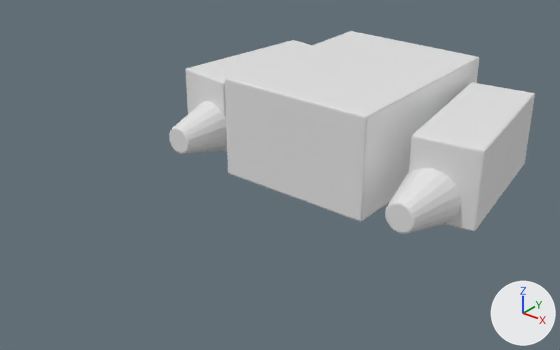
What one commit did to the FBX model Assets/FBX/generated/SM_Ship_Corvette_01_Engine.fbx.
Rendered twice from a 50 mm lens placed at (751.0, -1167.0, 541.0), pointed at (18.0, -251.0, -27.0). The axes (+X, +Y, +Z) are drawn at lower right. The lights are the same throughout. The picture after the commit comes second.

Names of what the first picture shows: 'SM_Ship_Corvette_01_Engine'.
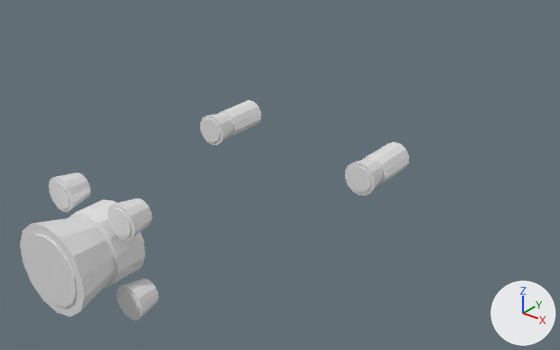
Boxes (x1, y1, x2, y2) around the edits, measured in the pictures (560 x 350 px):
'SM_Ship_Corvette_01_Engine', reshaped, moved (6% wider, 8% taller)
    before: (169, 31, 535, 234)
    after: (20, 100, 409, 320)
part 1 of me_cube_119, added
    after: (68, 199, 145, 288)
part 2 of me_cube_119, added
    after: (20, 217, 115, 317)
part 3 of me_cube_119, added
    after: (25, 234, 77, 307)
part 4 of me_cube_119, added
    after: (218, 100, 261, 137)
part 5 of me_cube_119, added
    after: (200, 113, 234, 145)
part 6 of me_cube_119, added
    after: (202, 119, 220, 142)
part 7 of me_cube_119, added
    after: (49, 173, 91, 212)
part 8 of me_cube_119, added
    after: (50, 181, 70, 209)
part 9 of me_cube_119, added
    after: (363, 142, 409, 185)
part 10 of me_cube_119, added
    after: (345, 159, 383, 196)
part 11 of me_cube_119, added
    after: (347, 166, 371, 192)
part 12 of me_cube_119, added
    after: (116, 278, 159, 320)
part 13 of me_cube_119, added
    after: (118, 289, 139, 317)
part 14 of me_cube_119, added
    after: (107, 198, 152, 241)
part 15 of me_cube_119, added
    after: (109, 208, 131, 238)
part 16 of me_cube_119, deleted
    before: (385, 168, 461, 234)
part 17 of me_cube_119, deleted
    before: (169, 101, 227, 154)
part 18 of me_cube_119, deleted
    before: (225, 31, 479, 222)
part 19 of me_cube_119, deleted
    before: (409, 82, 535, 231)
part 20 of me_cube_119, deleted
    before: (186, 40, 312, 152)

Diff of the bpy script that builds the scene:
```diff
--- a/Assets/FBX/generated/SM_Ship_Corvette_01_Engine.fbx.py
+++ b/Assets/FBX/generated/SM_Ship_Corvette_01_Engine.fbx.py
@@ me_cube_119 @@
-me_cube_119.from_pydata(...)  # 408 vertices, 366 faces; spans x -320.0..320.0, y -232.0..203.0, z -90.0..100.0
+me_cube_119.from_pydata(...)  # 468 vertices, 268 faces; spans x -188.0..188.0, y -175.0..406.0, z -87.0..87.0
+# me_cube_119 part 1: a new loose piece, a 14-sided cylinder along y spanning x -53.0..53.0, y -110.0..-62.0, z -55.0..55.0, in mat_m_engine_block (white #e7e7e7)
+# me_cube_119 part 2: a new loose piece, a 14-sided cut cone along y (radius 65.0 at the low end, 48.0 at the high end) spanning x -64.0..64.0, y -173.0..-110.0, z -65.0..65.0, in mat_m_engine_block (white #e7e7e7)
+# me_cube_119 part 3: a new loose piece, a 14-sided cylinder along y spanning x -49.6..49.6, y -174.9..-172.8, z -50.8..50.8, in mat_m_engine_block (white #e7e7e7)
+# me_cube_119 part 4: a new loose piece, a 12-sided cylinder along y spanning x -184.0..-136.0, y 332.0..406.0, z -24.0..24.0, in mat_m_engine_block (white #e7e7e7)
+# me_cube_119 part 5: a new loose piece, a 14-sided cut cone along y (radius 28.0 at the low end, 21.0 at the high end) spanning x -188.0..-132.0, y 294.0..332.0, z -28.0..28.0, in mat_m_engine_block (white #e7e7e7)
+# me_cube_119 part 6: a new loose piece, a 14-sided cylinder along y spanning x -181.5..-138.4, y 292.4..294.5, z -22.1..22.1, in mat_m_engine_block (white #e7e7e7)
+# me_cube_119 part 7: a new loose piece, a 14-sided cut cone along y (radius 26.0 at the low end, 19.0 at the high end) spanning x -86.0..-36.0, y -103.0..-68.0, z 35.0..87.0, in mat_m_engine_block (white #e7e7e7)
+# me_cube_119 part 8: a new loose piece, a 14-sided cylinder along y spanning x -80.4..-41.6, y -105.4..-103.3, z 41.1..80.9, in mat_m_engine_block (white #e7e7e7)
+# me_cube_119 part 9: a new loose piece, a 12-sided cylinder along y spanning x 136.0..184.0, y 332.0..406.0, z -24.0..24.0, in mat_m_engine_block (white #e7e7e7)
+# me_cube_119 part 10: a new loose piece, a 14-sided cut cone along y (radius 28.0 at the low end, 21.0 at the high end) spanning x 132.0..188.0, y 294.0..332.0, z -28.0..28.0, in mat_m_engine_block (white #e7e7e7)
+# me_cube_119 part 11: a new loose piece, a 14-sided cylinder along y spanning x 138.4..181.5, y 292.4..294.5, z -22.1..22.1, in mat_m_engine_block (white #e7e7e7)
+# me_cube_119 part 12: a new loose piece, a 14-sided cut cone along y (radius 26.0 at the low end, 19.0 at the high end) spanning x 36.0..86.0, y -103.0..-68.0, z -87.0..-35.0, in mat_m_engine_block (white #e7e7e7)
+# me_cube_119 part 13: a new loose piece, a 14-sided cylinder along y spanning x 41.6..80.4, y -105.4..-103.3, z -80.9..-41.1, in mat_m_engine_block (white #e7e7e7)
+# me_cube_119 part 14: a new loose piece, a 14-sided cut cone along y (radius 26.0 at the low end, 19.0 at the high end) spanning x 36.0..86.0, y -103.0..-68.0, z 35.0..87.0, in mat_m_engine_block (white #e7e7e7)
+# me_cube_119 part 15: a new loose piece, a 14-sided cylinder along y spanning x 41.6..80.4, y -105.4..-103.3, z 41.1..80.9, in mat_m_engine_block (white #e7e7e7)
+# me_cube_119 part 16: the loose piece of 120 vertices spanning x 186.0..294.0, y -232.0..-122.0, z -89.0..19.0 is deleted
+# me_cube_119 part 17: the loose piece of 120 vertices spanning x -294.0..-186.0, y -232.0..-122.0, z -89.0..19.0 is deleted
+# me_cube_119 part 18: the loose piece of 56 vertices spanning x -150.0..150.0, y -197.0..203.0, z -90.0..100.0 is deleted
+# me_cube_119 part 19: the loose piece of 56 vertices spanning x 160.0..320.0, y -144.0..169.0, z -79.0..65.0 is deleted
+# me_cube_119 part 20: the loose piece of 56 vertices spanning x -320.0..-160.0, y -144.0..169.0, z -79.0..65.0 is deleted
+# other edits to the shape of me_cube_119 do not show in these pictures
 me_cube_119.materials.append(mat_m_engine_block)
@@ ob_sm_ship_corvette_01_engine @@
 ob_sm_ship_corvette_01_engine = bpy.data.objects.new('SM_Ship_Corvette_01_Engine', me_cube_119)
-ob_sm_ship_corvette_01_engine.location = (0.0, -3.0, -5.0)
+ob_sm_ship_corvette_01_engine.location = (0.0, -522.0, 0.0)
```
